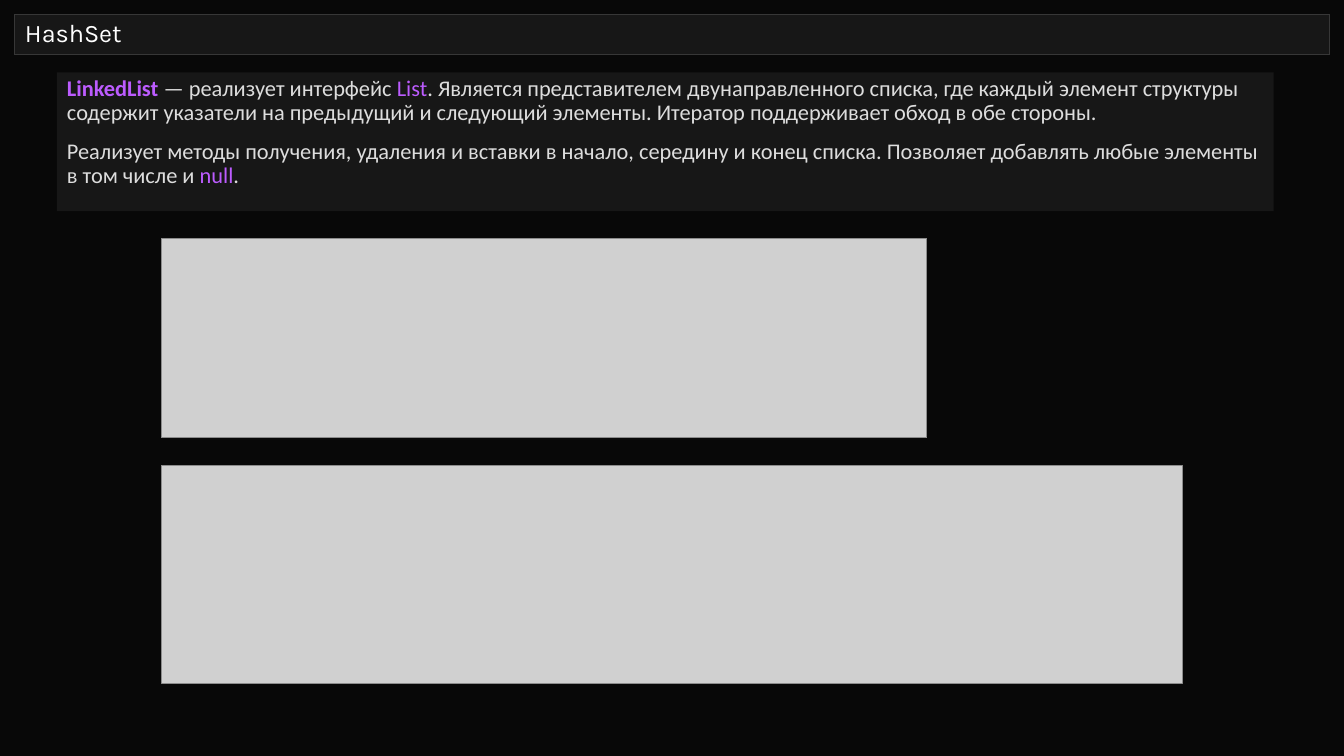
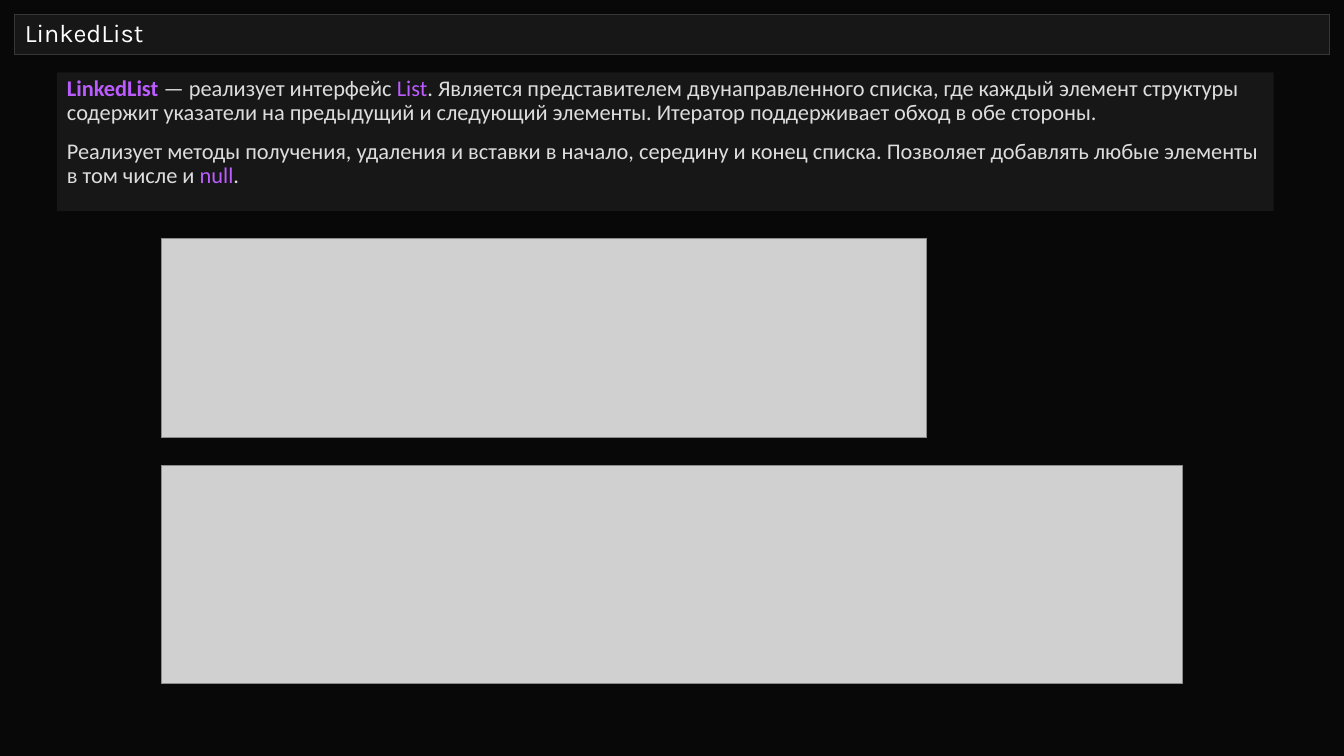
Before and after one commit to semusv/SIB_collect, a slide deck: slide 22 of Коллекции_v4.pptx (slide 21 before the commit). Drawn at 1344x756 pixels with LibreOffice and Linux fonts; fonts in the diff are those of the drawing; grey boxes stand for pictures. Boxes give left, top, right and bottom in pixels: in the first picture for what was removed or moved away, otherwise in the second. Text is boxed around its words. In the diff, an @@ line names an element or a change of style, - is before the commit and + after.

```diff
--- a/Коллекции_v4.pptx
+++ b/Коллекции_v4.pptx
@@ title at [25,24,143,43]: text changed @@
-HashSet
+LinkedList
```
Also in this commit, not shown: 1 slide added.
